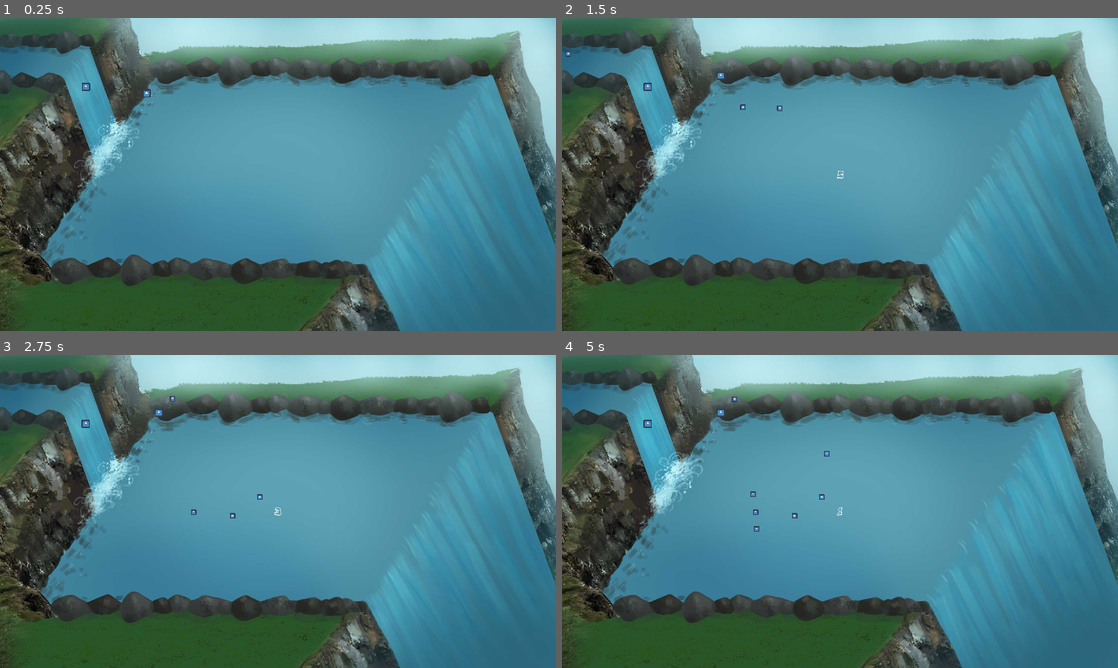
Above: before the commit, frames 1-4 (two rows, left to right).
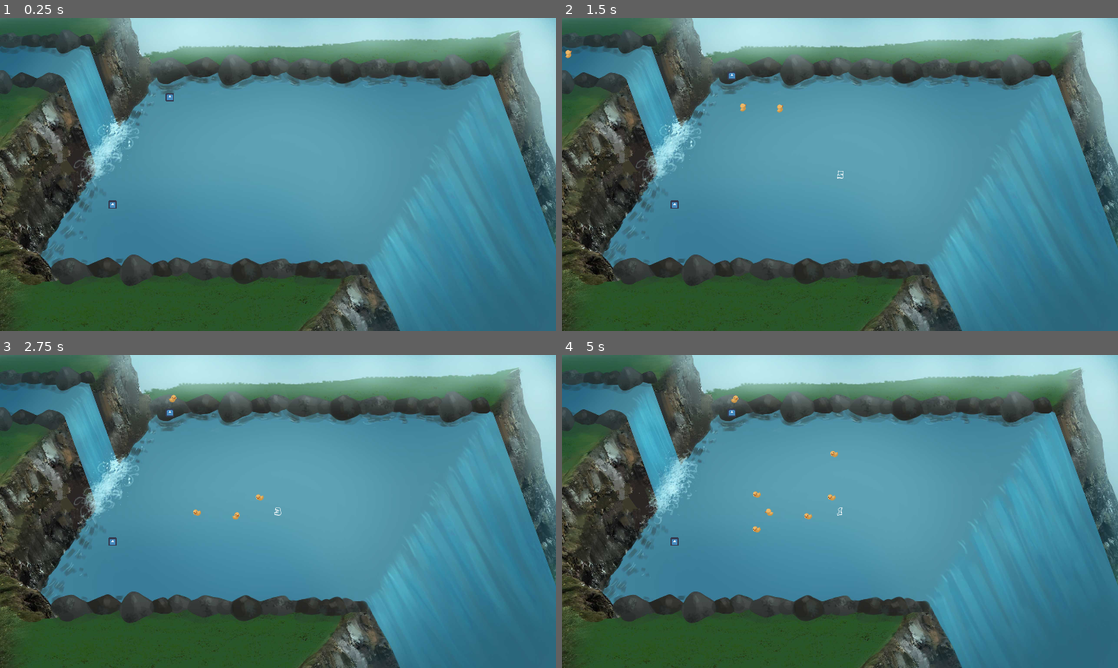
Above: after the commit, the same moments.

Repository: TeamAwesomeTOJam/ducks
Game: Godot game, scene res://Game.tscn
Two runs of this game, one before a commit and one after it. Both use one fixed random seed, a clock stepped at 60 frames per second and the inputs below. The engine's default icon, where the game draws it, is replaced by a stand-in: a white triangle on a blue panel in a dark square.
Inputs:
- Up to frame 1 (0.25 s): no input
- Up to frame 2 (1.5 s): tap Enter (p0duck) at 0.5, 0.6, 1.35 s; hold Up (ui_up) 0.53-1.28 s
- Up to frame 3 (2.75 s): hold Up (ui_up) from 2.03 s (still down); tap Enter (p0duck) at 2.1 s
- Up to frame 4 (5 s): tap Enter (p0duck) at 2.85, 3.6, 4.35 s; release Up (ui_up) at 3.53 s

The runs differ from the first frame. In frame 1, 0.1% of the frame differs, in the area x 14-32%, y 20-61%; in frame 2, 0.2%; in frame 3, 0.2%; in frame 4, 0.9%, in the area x 13-50%, y 12-61%.

Commit message:
add duck sprite

Diff:
--- a/Duck.gd
+++ b/Duck.gd
@@ -6,19 +6,23 @@
 
 
 var state
-var spawning_timer
+var scoring_timer
 var spawn_destination
+
+var SPEED
 
 var DEFAULT_COLLISION_MASK = 15
 var DEFAULT_COLLISION_LAYER = 15
 
 enum STATE {
     Playing,
+    Scoring,
     MoveToRespawn,
     Spawning
 }
 
 func _ready():
+    SPEED = 250
     respawn()
 
 func is_duck():
@@ -30,6 +34,8 @@
         playing(delta)
     elif state == STATE.Spawning:
         spawning(delta)
+    elif state == STATE.Scoring:
+        scoring(delta)
 
 
 func _integrate_forces(f_state):
@@ -48,14 +54,23 @@
 ###
 
 func playing(delta):
-    pass
+    var impulse_vector = Vector2(1, 0).normalized()
+
+    var max_speed = 250
+    if impulse_vector.length() > 0:
+        impulse_vector = impulse_vector.normalized() * SPEED
+
+    #else:
+    #    impulse_vector = - linear_velocity.normalized() * SPEED
+
+    apply_impulse(Vector2(), impulse_vector * delta)
+
+    if get_linear_velocity().length() > max_speed + 10:
+        var new_speed = get_linear_velocity().normalized()
+        new_speed *= max_speed
+        set_linear_velocity(new_speed)
 
 func spawning(delta):
-    spawning_timer -= delta
-
-    #if spawning_timer > 0:
-    #    print(spawning_timer)
-    #    apply_impulse(Vector2(), Vector2(0.7, 1).normalized() * 10000 * delta)
     if self.position.x < spawn_destination.x - 300:
         var vector = Vector2(1, 0.05).normalized()
         self.apply_impulse(Vector2(), vector * 20000 * delta)
@@ -67,6 +82,14 @@
         self.linear_velocity = Vector2(0,0)
         enter_playing_state()
 
+func scoring(delta):
+    scoring_timer -= delta
+
+    apply_impulse(Vector2(), Vector2(0, 1).normalized() * 4500 * delta)
+
+    if scoring_timer < 0:
+        self.queue_free()
+
 ###
 # State Transitions
 ###
@@ -75,7 +98,6 @@
     self.set_collision_mask(0)
     self.set_collision_layer(0)
     self.linear_velocity = Vector2(0,0)
-    spawning_timer = 1
     state = STATE.MoveToRespawn
     spawn_destination = Vector2(rand_range(740, 1280), rand_range(320, 1100))
 
@@ -90,5 +112,12 @@
     if self.child:
         self.child.set_collision_stuff(mask, layer)
 
+func entered_score_zone():
+    # TODO: IF UNOWNED
+    self.set_collision_mask(0)
+    self.set_collision_layer(0)
+    scoring_timer = 3.0
+    state = STATE.Scoring
+
 func _on_Duck_body_entered(body):
     pass
--- a/Duck.tscn
+++ b/Duck.tscn
@@ -1,14 +1,17 @@
-[gd_scene load_steps=5 format=2]
+[gd_scene load_steps=8 format=2]
 
 [ext_resource path="res://Duck.gd" type="Script" id=1]
-[ext_resource path="res://icon.png" type="Texture" id=2]
+[ext_resource path="res://Art/Duck/teamawesome_lilduck_right.png" type="Texture" id=2]
+[ext_resource path="res://Art/Duck/teamawesome_lilduck_up.png" type="Texture" id=3]
+[ext_resource path="res://Art/Duck/teamawesome_lilduck_left.png" type="Texture" id=4]
+[ext_resource path="res://Art/Duck/teamawesome_lilduck_down.png" type="Texture" id=5]
 
 [sub_resource type="SpriteFrames" id=1]
 
 animations = [ {
-"frames": [ ExtResource( 2 ) ],
+"frames": [ ExtResource( 2 ), ExtResource( 3 ), ExtResource( 4 ), ExtResource( 5 ) ],
 "loop": true,
-"name": "default",
+"name": "bottom-right",
 "speed": 5.0
 } ]
 
@@ -42,9 +45,10 @@
 
 [node name="AnimatedSprite" type="AnimatedSprite" parent="." index="0"]
 
-scale = Vector2( 0.2, 0.2 )
 frames = SubResource( 1 )
-animation = "default"
+animation = "bottom-right"
+frame = 1
+playing = true
 _sections_unfolded = [ "Transform" ]
 
 [node name="CollisionShape2D" type="CollisionShape2D" parent="." index="1"]
--- a/Game.tscn
+++ b/Game.tscn
@@ -47,18 +47,19 @@
 
 frames = SubResource( 2 )
 animation = "loop"
+frame = 2
 playing = true
 offset = Vector2( 1280, 720 )
 _sections_unfolded = [ "Z Index" ]
 
 [node name="Player0" parent="." index="1" instance=ExtResource( 2 )]
 
-position = Vector2( 674.792, 346.815 )
+position = Vector2( 782.234, 364.195 )
 _sections_unfolded = [ "Collision", "Linear", "Transform", "Z Index" ]
 
 [node name="Player1" parent="." index="2" instance=ExtResource( 2 )]
 
-position = Vector2( 443.042, 350.314 )
+position = Vector2( 518.883, 859.082 )
 PLAYER_NUMBER = 1
 
 [node name="HUD" parent="." index="3" instance=ExtResource( 10 )]
@@ -103,6 +104,7 @@
 
 [node name="Borders" type="StaticBody2D" parent="." index="8"]
 
+editor/display_folded = true
 input_pickable = false
 collision_layer = 1
 collision_mask = 1
Binary file added: Art/Duck/teamawesome_lilduck_down.png
Not shown, added: Art/Duck/teamawesome_lilduck_down.png.import
Binary file added: Art/Duck/teamawesome_lilduck_left.png
Not shown, added: Art/Duck/teamawesome_lilduck_left.png.import
Binary file added: Art/Duck/teamawesome_lilduck_right.png
Not shown, added: Art/Duck/teamawesome_lilduck_right.png.import
Binary file added: Art/Duck/teamawesome_lilduck_up.png
Not shown, added: Art/Duck/teamawesome_lilduck_up.png.import
